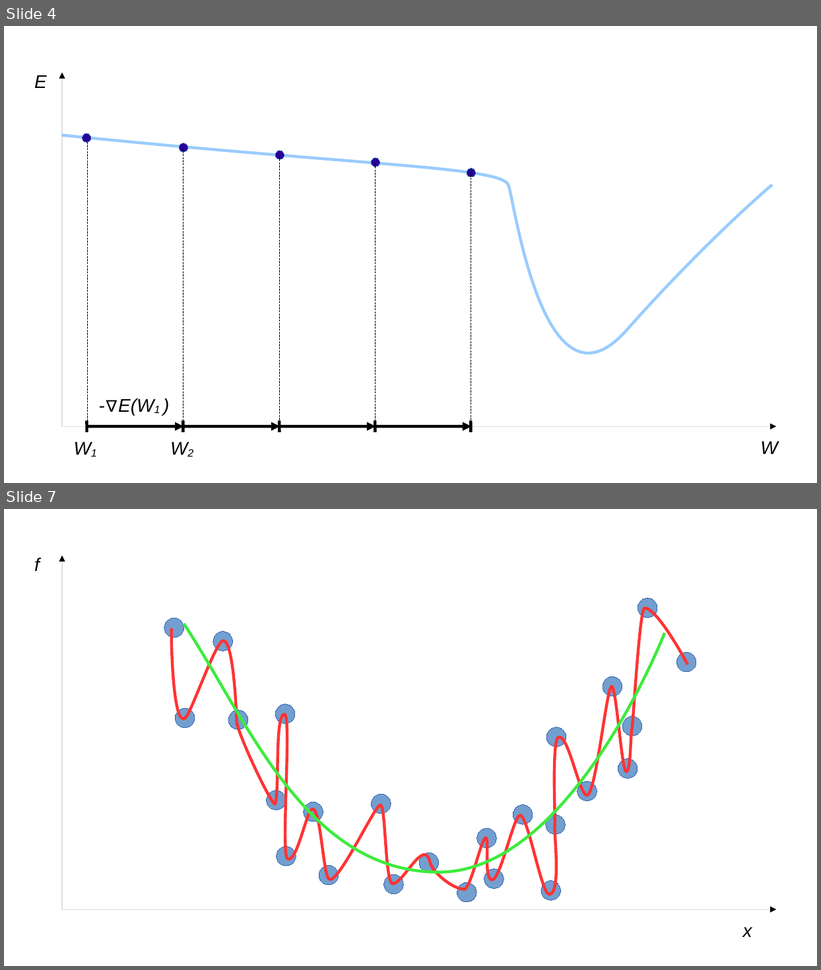
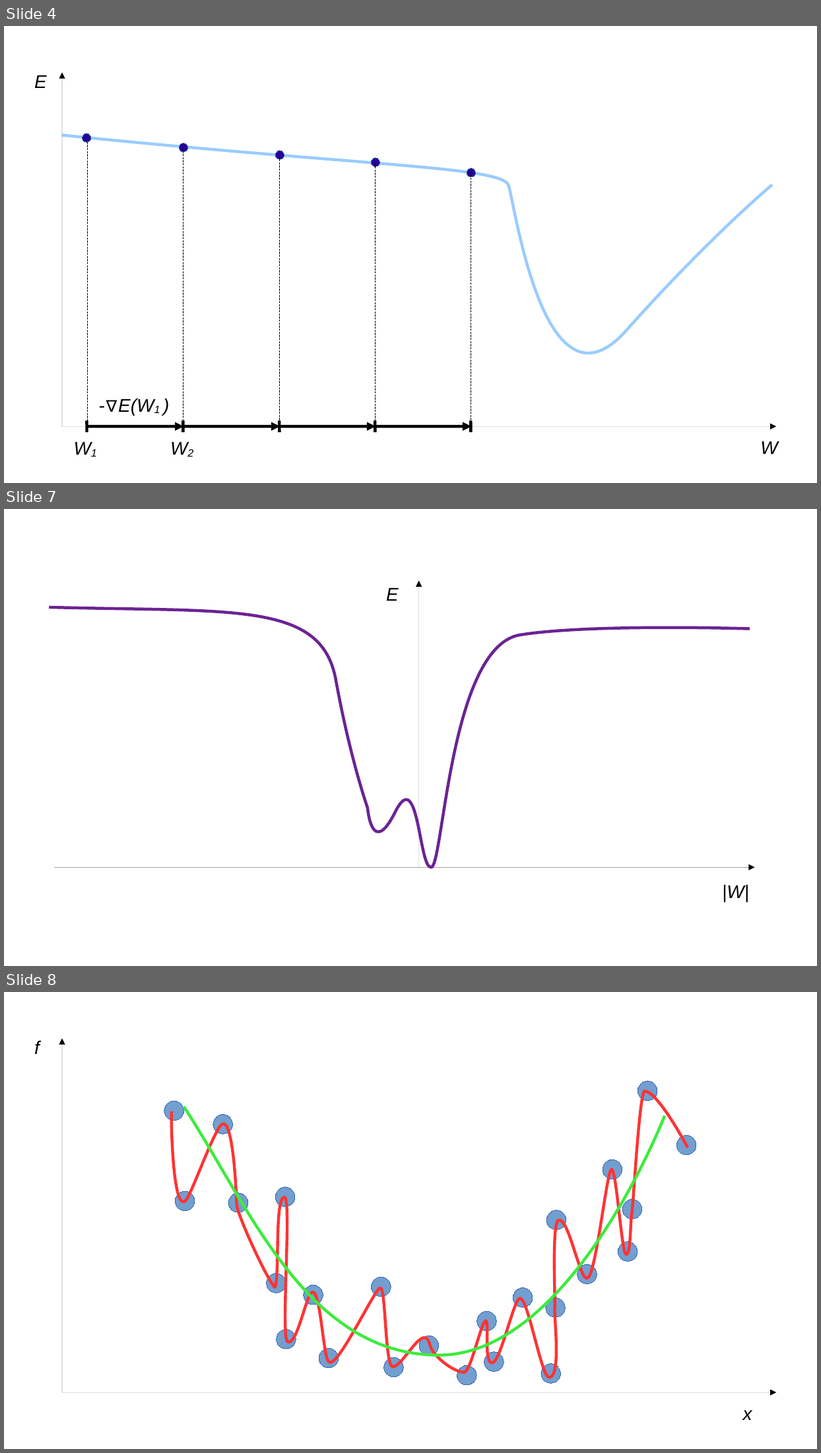
Before and after one commit to air-labs/AIML, a slide deck: Presentation.odp. Shown one above the other, each under a label of ours: slides 4 and 7 before the commit, slides 4, 7 and 8 after it; the slides between them are not shown. The pictures are 821x970 and 821x1453 pixels, drawn with LibreOffice and Linux fonts; fonts in the diff are those of the drawing. Boxes give left, top, right and bottom in pixels: in the first picture for what was removed or moved away, otherwise in the second. Text is boxed around its words. In the diff, an @@ line names an element or a change of style, - is before the commit and + after.

```diff
--- a/Presentation.odp
+++ b/Presentation.odp
@@ slide 7 added at bbox=[4, 509, 817, 966], background #FFFFFF @@
@@ text added at bbox=[386, 588, 399, 601], 18 pt, text #000000, italic @@
+E
@@ arrow added from (418, 867) to (418, 580), #000000 0 pt @@
@@ freeform shape added at bbox=[49, 607, 750, 867], outline #6B2394 2.89 pt @@
@@ arrow added from (54, 867) to (755, 867), #000000 0 pt @@
@@ text added at bbox=[722, 885, 749, 902], 18 pt, text #000000, italic @@
+|W|
@@ what was slide 7 is now slide 8 @@
```
Also in this commit, not shown: 2 slides changed, 2 other files.
